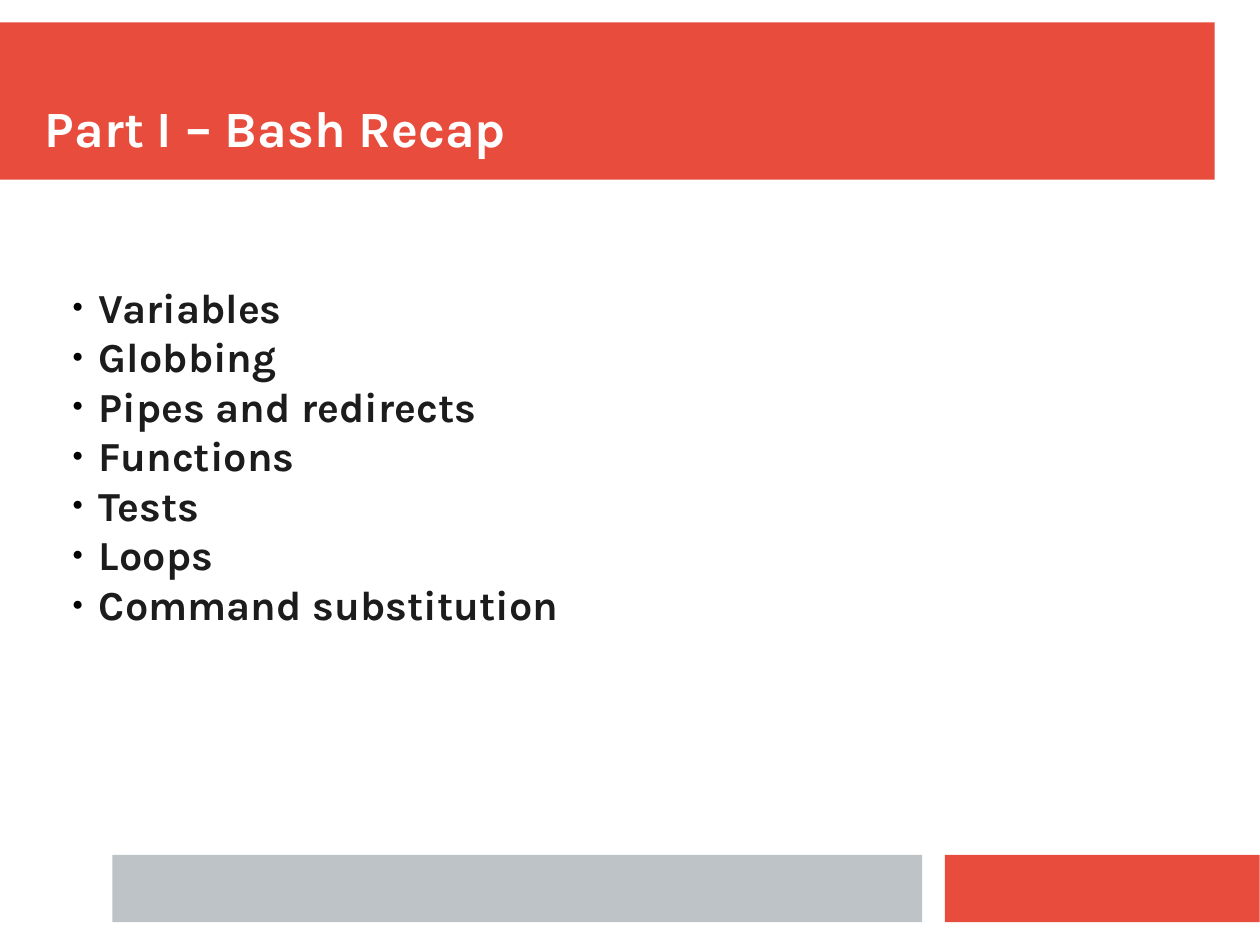
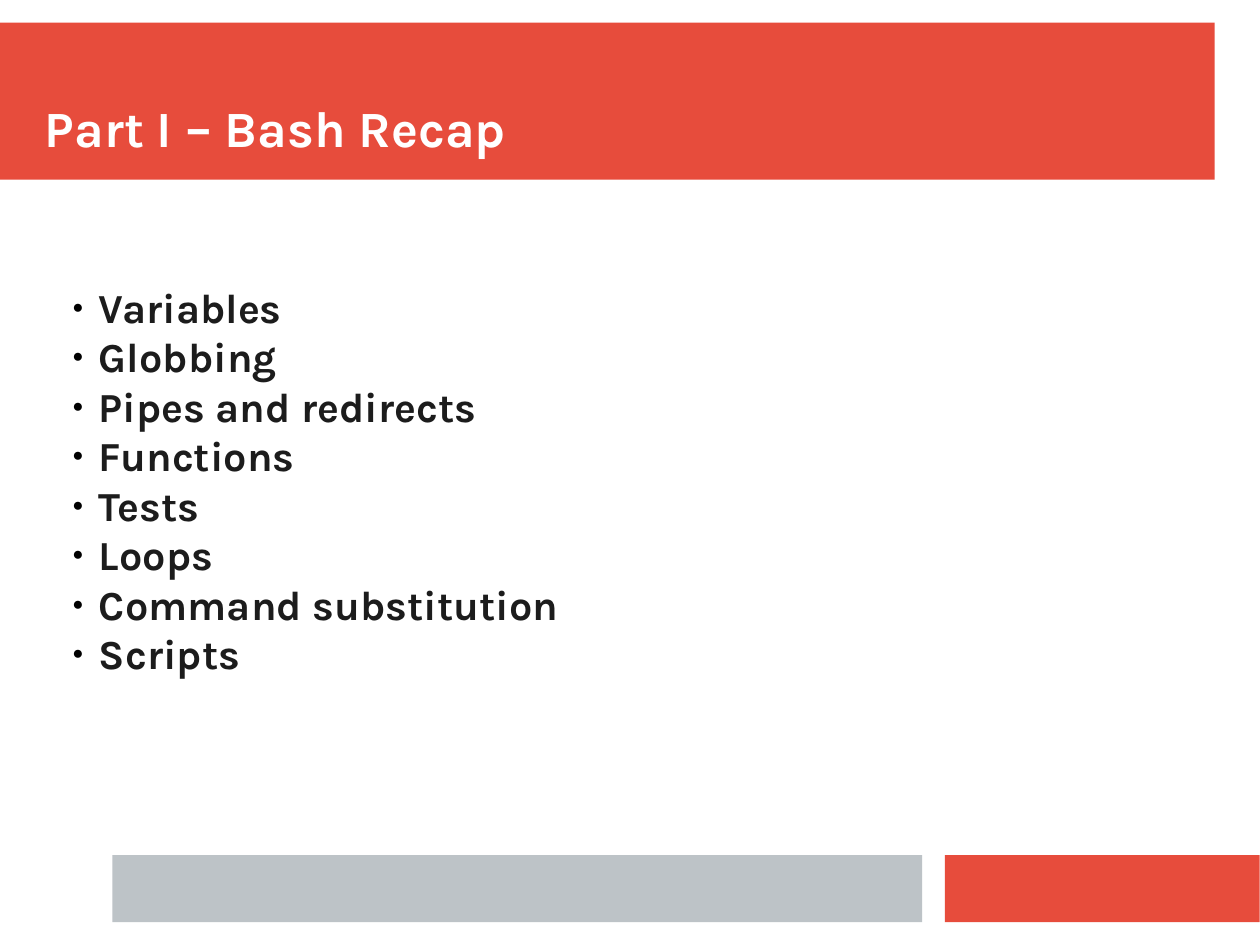
Before and after one commit to ianmiell/bash-next-steps, a slide deck: slide 9 of slides/bash_next_steps.pptx. Drawn at 1260x945 pixels with LibreOffice and Linux fonts; fonts in the diff are those of the drawing. Boxes give left, top, right and bottom in pixels: in the first picture for what was removed or moved away, otherwise in the second. Text is boxed around its words. In the diff, an @@ line names an element or a change of style, - is before the commit and + after.

```diff
--- a/slides/bash_next_steps.pptx
+++ b/slides/bash_next_steps.pptx
@@ text at box(99, 639, 240, 679): paragraph added @@
+  ● Scripts
```
Also in this commit, not shown: 2 other slides changed, 6 slides added, 1 other file.
